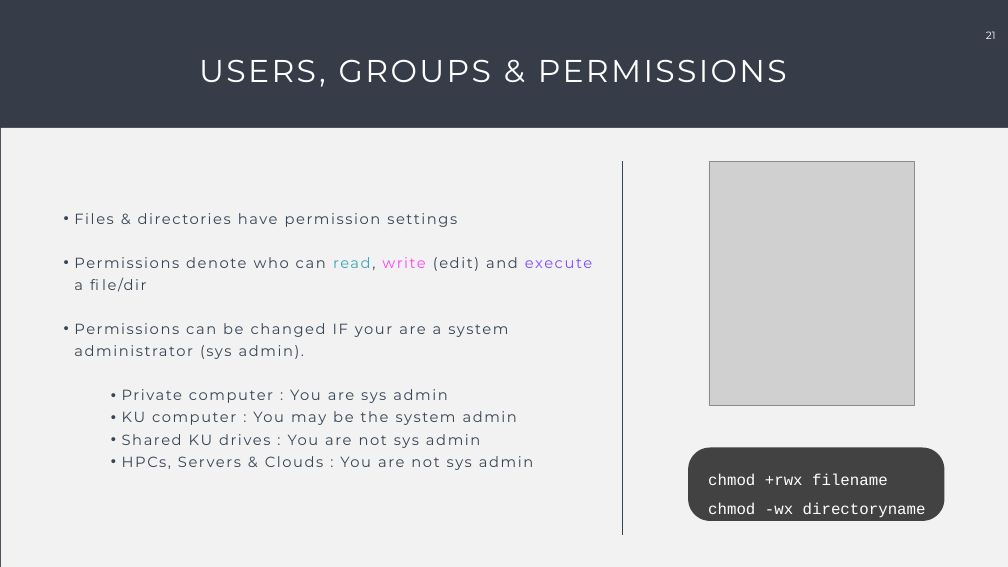
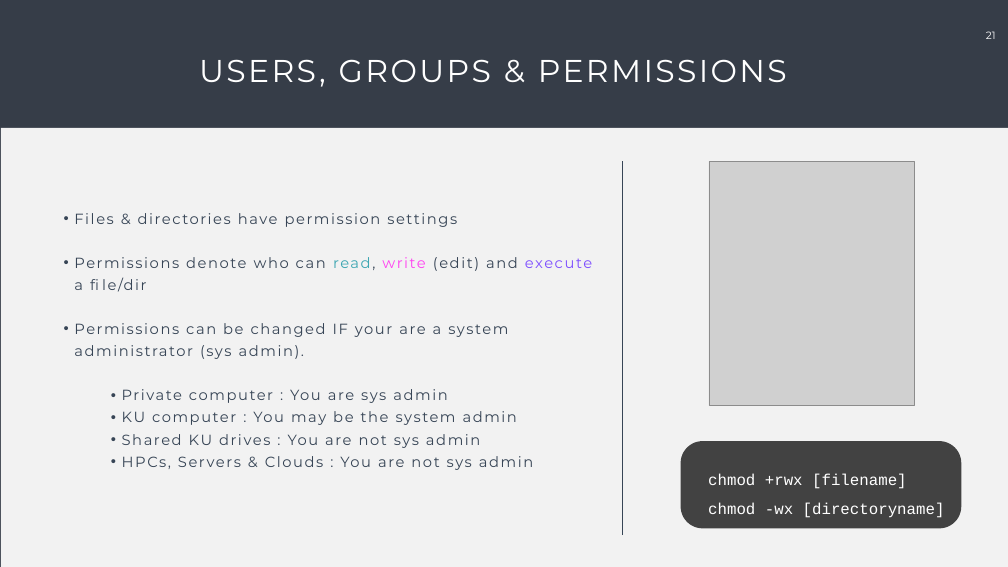
Before and after one commit to Center-for-Health-Data-Science/Just-Bash-It, a slide deck: slide 21 of Commandline_Workshop.pptx. Drawn at 1008x567 pixels with LibreOffice and Linux fonts; fonts in the diff are those of the drawing; grey boxes stand for pictures. Boxes give left, top, right and bottom in pixels: in the first picture for what was removed or moved away, otherwise in the second. Text is boxed around its words. In the diff, an @@ line names an element or a change of style, - is before the commit and + after.

```diff
--- a/Commandline_Workshop.pptx
+++ b/Commandline_Workshop.pptx
@@ rounded rectangle resized from (x1=688, y1=448, x2=945, y2=521) to (x1=681, y1=441, x2=961, y2=529) @@
@@ rounded rectangle at (x1=681, y1=441, x2=961, y2=529): proportions changed @@
@@ text at (x1=708, y1=474, x2=945, y2=518): text changed @@
-chmod +rwx filename
-chmod -wx directoryname
+chmod +rwx [filename]
+chmod -wx [directoryname]
```
Also in this commit, not shown: 10 other slides changed, 4 slides added, 1 slide removed, 3 other files.
